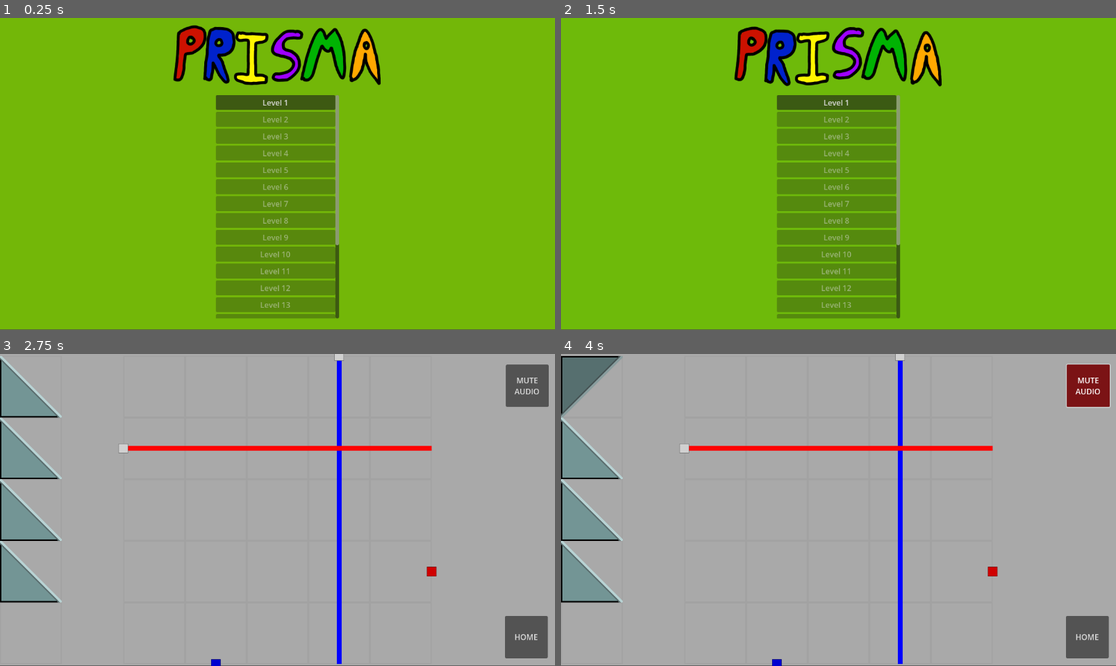
Above: before the commit, frames 1-4 (two rows, left to right).
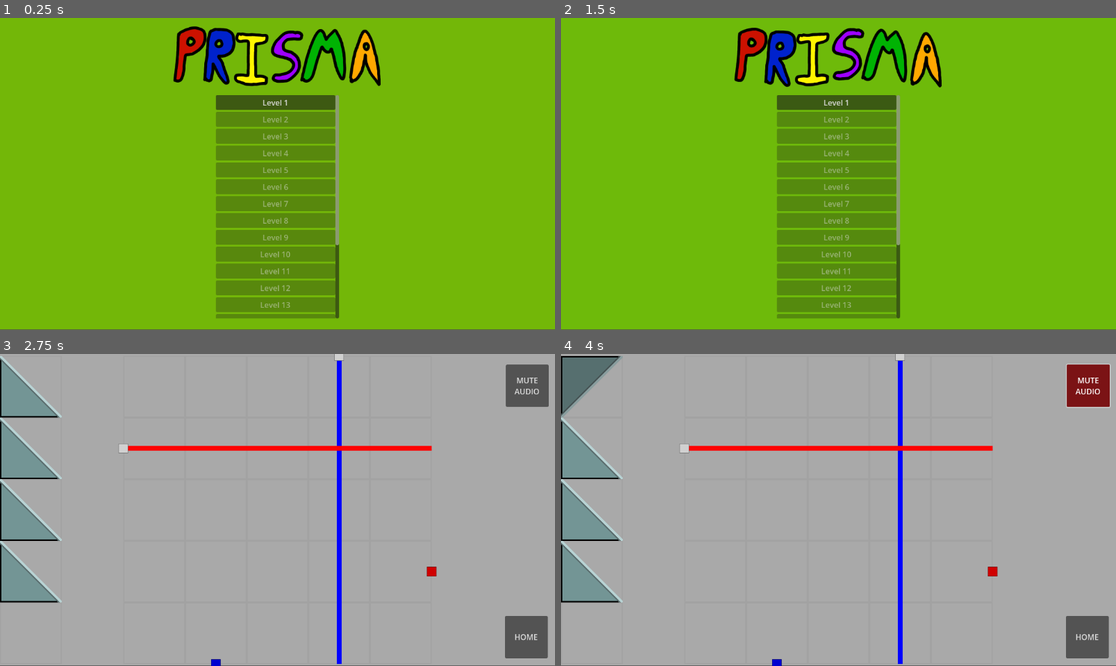
Above: after the commit, the same moments.

Repository: Phijo1/Prisma
Game: Godot game, scene res://menus/main_menu.tscn
Two runs of this game, one before a commit and one after it. Both use one fixed random seed, a clock stepped at 60 frames per second and the inputs below. Sound files missing from this copy of the repository are replaced by a short silence.
Inputs (mouse positions are in pixels of both pictures, inside the frame that each line leads up to):
- Up to frame 1 (0.25 s): no input
- Up to frame 2 (1.5 s): click "Level 1" at 0.5 s; click "HOME" at 1.25 s
- Up to frame 3 (2.75 s): click "Level 1" at 2 s
- Up to frame 4 (4 s): click "MUTE AUDIO" at 2.75 s; move the mouse to (594, 385) at 3.52 s; hold E (r_right) from 3.53 s (still down); click (594, 385) at 3.67 s

The runs differ from the first frame. In frame 1, 1.3% of the frame differs, in the area x 31-69%, y 2-22%; in frame 2, 1.3%, in the area x 31-69%, y 2-23%; in frame 3, less than 0.1%; in frame 4, less than 0.1%.

Commit message:
Web hud resize fix

Diff:
--- a/menus/hud.tscn
+++ b/menus/hud.tscn
@@ -9,25 +9,46 @@
 script = ExtResource("1_633jc")
 
 [node name="HomeButton" type="Button" parent="."]
-offset_left = 1048.0
-offset_top = 544.0
-offset_right = 1137.0
-offset_bottom = 632.0
+anchors_preset = -1
+anchor_left = 0.91
+anchor_top = 0.84
+anchor_right = 0.987
+anchor_bottom = 0.975
+offset_left = -0.320068
+offset_top = -0.320007
+offset_right = -0.0240479
+offset_bottom = 0.200012
+grow_horizontal = 2
+grow_vertical = 2
 text = "HOME"
 
 [node name="NextLevelButton" type="Button" parent="."]
-offset_left = 944.0
-offset_top = 544.0
-offset_right = 1033.0
-offset_bottom = 632.0
+anchors_preset = -1
+anchor_left = 0.819
+anchor_top = 0.84
+anchor_right = 0.897
+anchor_bottom = 0.975
+offset_left = 0.511902
+offset_top = -0.320007
+offset_right = -0.343994
+offset_bottom = 0.200012
+grow_horizontal = 2
+grow_vertical = 2
 text = "NEXT
 LEVEL"
 
 [node name="MuteAudio" type="Button" parent="."]
-offset_left = 1050.0
-offset_top = 22.0
-offset_right = 1139.0
-offset_bottom = 110.0
+anchors_preset = -1
+anchor_left = 0.911
+anchor_top = 0.034
+anchor_right = 0.989
+anchor_bottom = 0.17
+offset_left = 0.527954
+offset_top = -0.0320015
+offset_right = -0.328003
+offset_bottom = -0.160004
+grow_horizontal = 2
+grow_vertical = 2
 theme_override_styles/pressed = SubResource("StyleBoxFlat_633jc")
 toggle_mode = true
 text = "MUTE
--- a/menus/main_menu.tscn
+++ b/menus/main_menu.tscn
@@ -43,13 +43,15 @@
 
 [node name="ScrollContainer" type="ScrollContainer" parent="."]
 layout_mode = 1
-anchors_preset = 15
-anchor_right = 1.0
-anchor_bottom = 1.0
-offset_left = 448.0
-offset_top = 160.0
-offset_right = -448.0
-offset_bottom = -24.0
+anchors_preset = -1
+anchor_left = 0.389
+anchor_top = 0.247
+anchor_right = 0.611
+anchor_bottom = 0.963
+offset_left = -0.128021
+offset_top = -0.0559998
+offset_right = 0.127991
+offset_bottom = -0.0240479
 grow_horizontal = 2
 grow_vertical = 2
 
@@ -79,8 +81,18 @@
 [node name="MusicPlayer" parent="." instance=ExtResource("3_yjgyn")]
 unique_name_in_owner = true
 
-[node name="Sprite2D" type="Sprite2D" parent="."]
+[node name="Control" type="Control" parent="."]
+layout_mode = 1
+anchor_left = 0.5
+anchor_top = 0.198
+anchor_right = 0.5
+anchor_bottom = 0.218
+offset_top = -128.304
+offset_bottom = -141.264
+grow_horizontal = 2
+
+[node name="Sprite2D" type="Sprite2D" parent="Control"]
 material = SubResource("ShaderMaterial_pwbes")
-position = Vector2(577, 75)
+position = Vector2(1, 77)
 scale = Vector2(0.724609, 0.724609)
 texture = ExtResource("5_a63lr")
